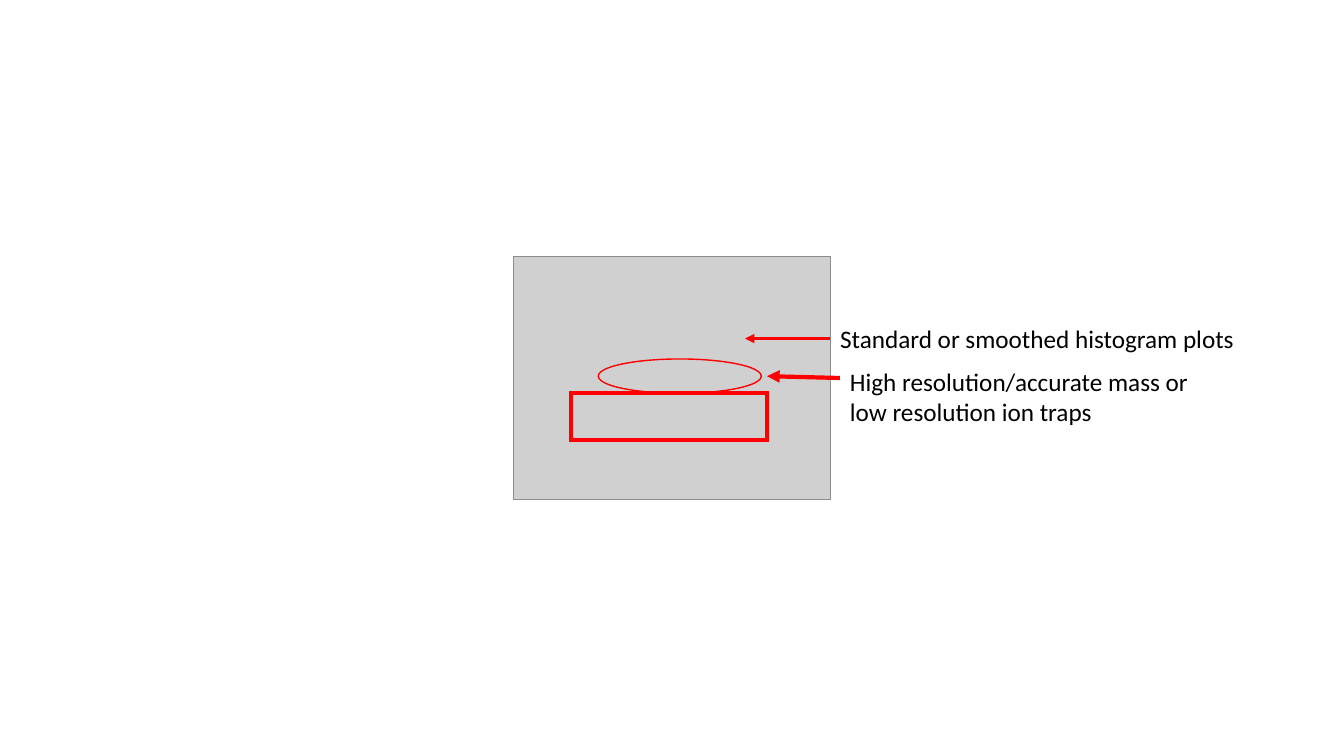
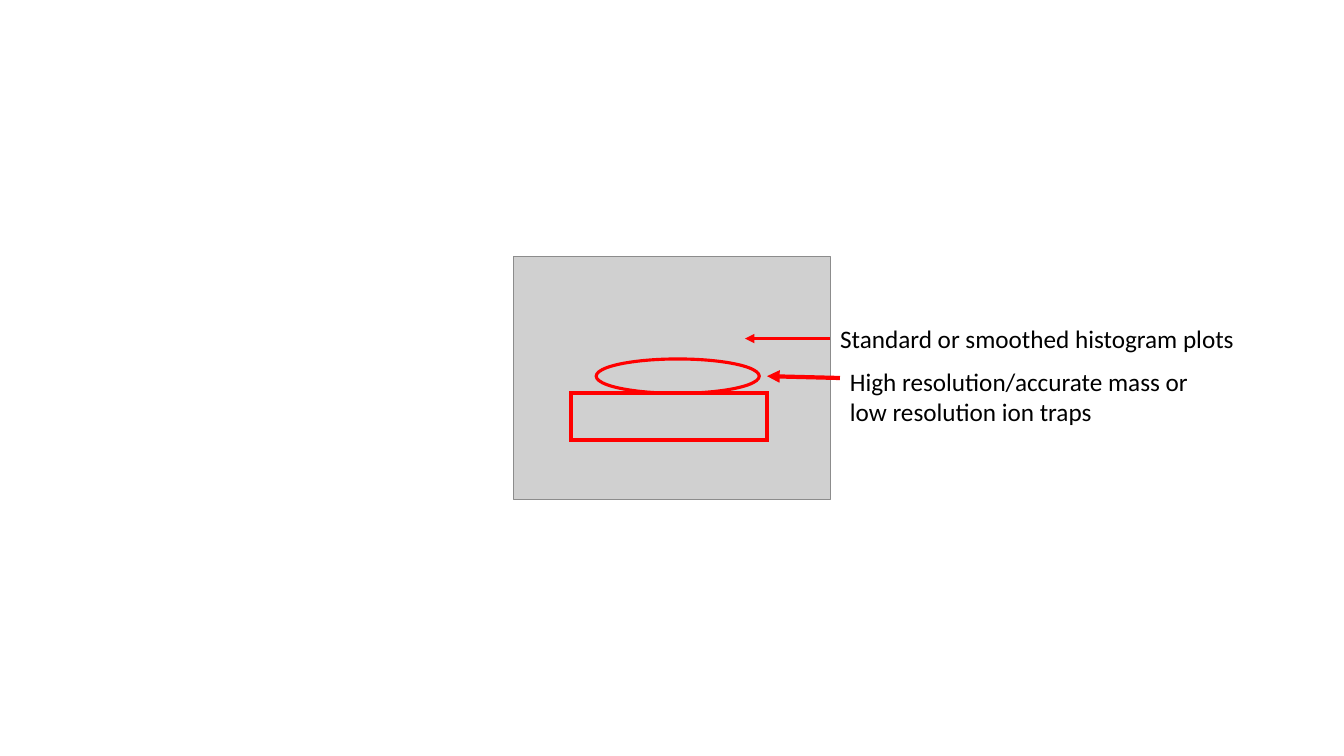
Before and after one commit to pwilmart/PAW_pipeline, a slide deck: slide 8 of histo_GUI_guide.pptx. Drawn at 1344x756 pixels with LibreOffice and Linux fonts; fonts in the diff are those of the drawing; grey boxes stand for pictures. Boxes give left, top, right and bottom in pixels: in the first picture for what was removed or moved away, otherwise in the second. Text is boxed around its words. In the diff, an @@ line names an element or a change of style, - is before the commit and + after.

```diff
--- a/histo_GUI_guide.pptx
+++ b/histo_GUI_guide.pptx
@@ ellipse at bbox=[596, 359, 759, 393]: outline #FF0000 1 pt to #FF0000 2.25 pt @@
```
Also in this commit, not shown: 3 other slides changed, 29 slides added, 8 slides removed, 1 other file.
